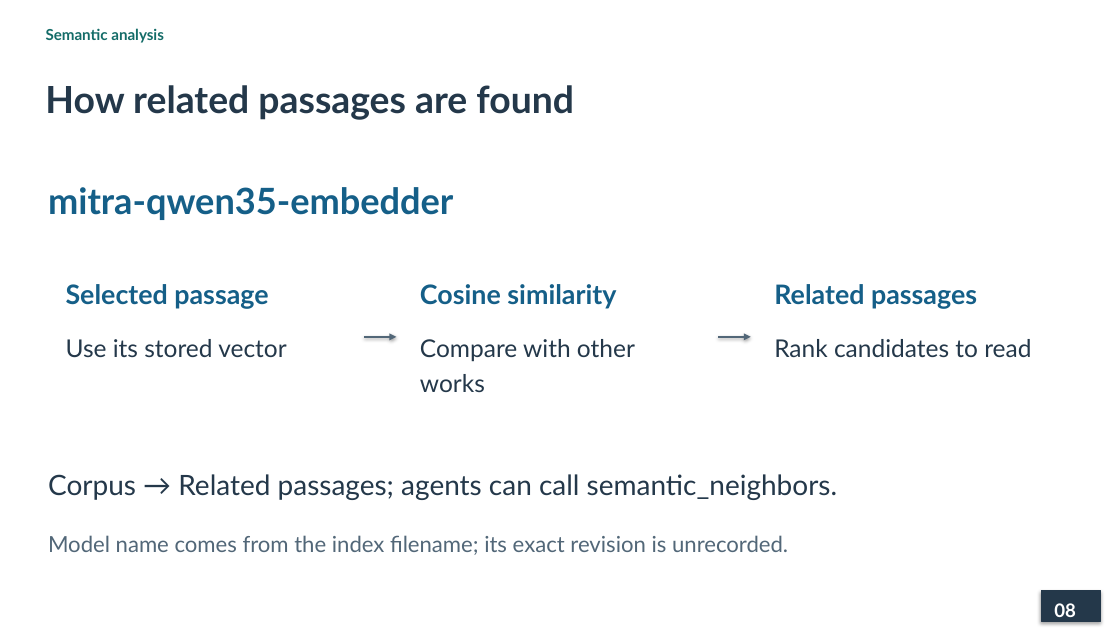
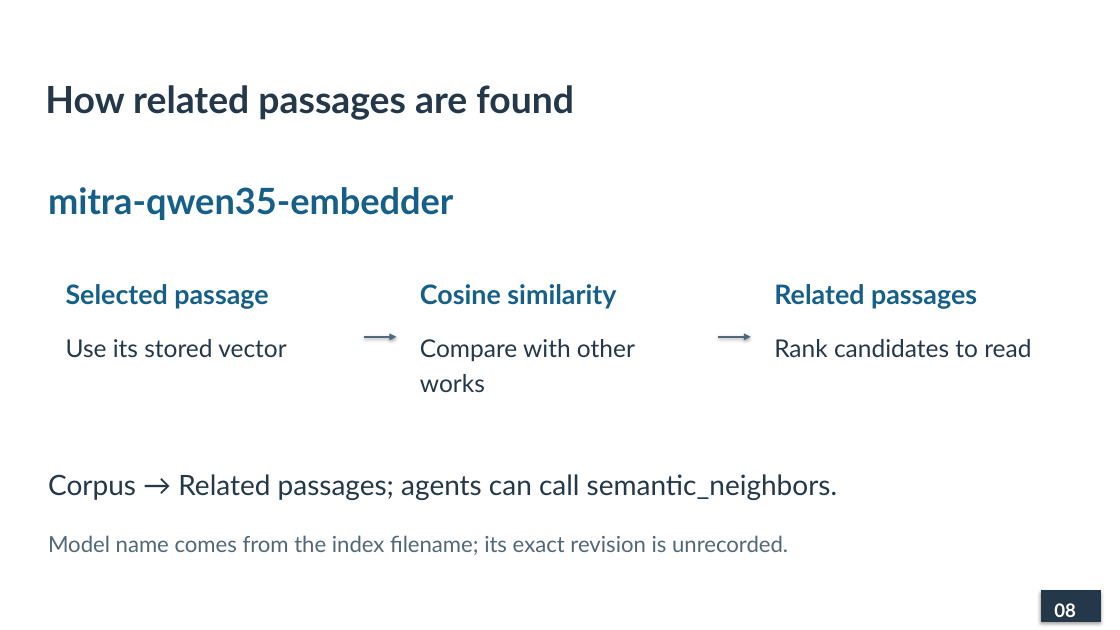
Before and after one commit to lopentu/cohort, a slide deck: slide 8 of docs/presentation/cohort-pnc-2026.pptx. Drawn at 1120x630 pixels with LibreOffice and Linux fonts; fonts in the diff are those of the drawing. Boxes give left, top, right and bottom in pixels: in the first picture for what was removed or moved away, otherwise in the second. Text is boxed around its words. In the diff, an @@ line names an element or a change of style, - is before the commit and + after.

```diff
--- a/docs/presentation/cohort-pnc-2026.pptx
+++ b/docs/presentation/cohort-pnc-2026.pptx
@@ text removed at [46,28,164,43] @@
-Semantic analysis
```
Also in this commit, not shown: 18 other slides changed, 2 other files.
